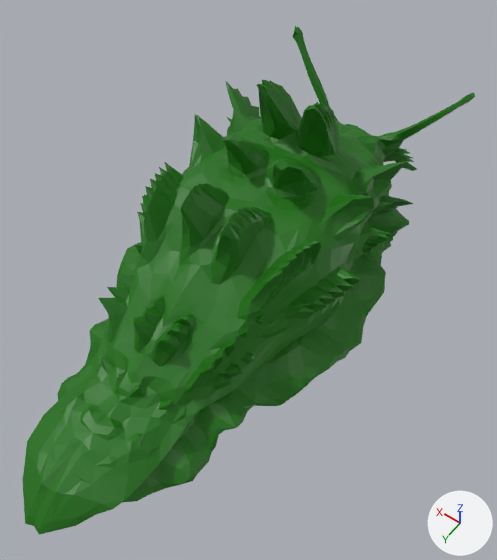
The OBJ model src/main/resources/assets/graphics/monsters/blob.obj: old version first, new version second.
Before and after are seen from a 50 mm camera at (-2.05, 2.95, 4.77) aimed at (-0.21, 0.37, 0.72). Lighting does not change. The marker at lower right points along +X, +Y and +Z. The picture after the commit comes second. Where no turn or scale is listed for an object, it has been applied to the vertices.

The first picture shows 'slug'.
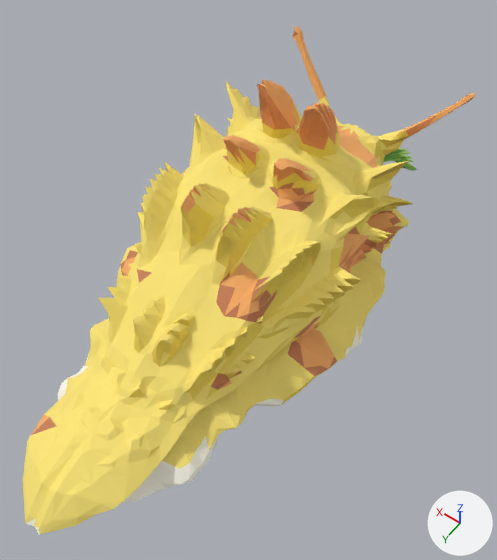
Boxes (x1, y1, x2, y2) around the edits, measured in the pictures (497 x 560 px):
part 1 of me_slug, recoloured (dark green to yellow): (22, 80, 414, 535) in both
part 2 of me_slug, recoloured: (211, 148, 401, 390) in both
part 3 of me_slug, recoloured (dark green to orange): (120, 250, 151, 283) in both
part 4 of me_slug, recoloured: (32, 417, 56, 435) in both
part 5 of me_slug, recoloured: (22, 103, 413, 513) in both
part 6 of me_slug, recoloured: (204, 136, 411, 381) in both
part 7 of me_slug, recoloured: (181, 26, 475, 389) in both
part 8 of me_slug, recoloured: (122, 257, 136, 275) in both
part 9 of me_slug, recoloured: (31, 415, 49, 435) in both
part 10 of me_slug, recoloured: (193, 31, 474, 302) in both
part 11 of me_slug, recoloured: (156, 404, 279, 492) in both
part 12 of me_slug, recoloured: (382, 148, 417, 169) in both
part 13 of me_slug, recoloured: (385, 149, 412, 171) in both
part 14 of me_slug, recoloured (dark green to green): (383, 150, 417, 171) in both
part 15 of me_slug, recoloured: (25, 243, 391, 534) in both

Edits to the bpy script that builds the scene:
```text
Add mat_cream:
    mat_cream = principled_material('cream')
    mat_cream.base_color = (0.918, 0.878, 0.733)  # pale yellow #f6f1de
    mat_cream.roughness = 1.0
Add mat_yellow:
    mat_yellow = principled_material('yellow')
    mat_yellow.base_color = (0.98, 0.796, 0.188)  # yellow #fde778
    mat_yellow.roughness = 1.0
Add mat_cream_light:
    mat_cream_light = principled_material('cream_light')
    mat_cream_light.base_color = (1.0, 0.969, 0.831)  # white #fffbeb
    mat_cream_light.roughness = 1.0
Add mat_green:
    mat_green = principled_material('green')
    mat_green.base_color = (0.235, 0.561, 0.106)  # green #85c55c
    mat_green.roughness = 1.0
Add mat_orange_light:
    mat_orange_light = principled_material('orange_light')
    mat_orange_light.base_color = (0.949, 0.439, 0.145)  # orange #f9b16a
    mat_orange_light.roughness = 1.0
Add mat_gold_shadow:
    mat_gold_shadow = principled_material('gold_shadow')
    mat_gold_shadow.base_color = (0.671, 0.478, 0.0745)  # yellow #d6b84d
    mat_gold_shadow.roughness = 1.0
Add mat_green_shadow:
    mat_green_shadow = principled_material('green_shadow')
    mat_green_shadow.base_color = (0.133, 0.349, 0.0863)  # green #669f53
    mat_green_shadow.roughness = 1.0
Add mat_orange:
    mat_orange = principled_material('orange')
    mat_orange.base_color = (0.824, 0.306, 0.114)  # orange #ea965f
    mat_orange.roughness = 1.0
Add mat_gold:
    mat_gold = principled_material('gold')
    mat_gold.base_color = (0.89, 0.686, 0.102)  # yellow #f2d85a
    mat_gold.roughness = 1.0
Add mat_spot_edge:
    mat_spot_edge = principled_material('spot_edge')
    mat_spot_edge.base_color = (0.592, 0.224, 0.102)  # orange #ca825a
    mat_spot_edge.roughness = 1.0
Add mat_green_light:
    mat_green_light = principled_material('green_light')
    mat_green_light.base_color = (0.388, 0.71, 0.141)  # green #a7db69
    mat_green_light.roughness = 1.0
Change me_slug:
    where me_slug.from_pydata(...)  # 2981 vertices, 5958 faces; spans x -1.04..1.05, y -2.05..2.55, z -0.04..1.84
    me_slug part 1: 1887 of the faces centred in x -1.0..1.01, y -1.75..2.51, z 0.16..1.43 switch from mat_material_026 (dark green #1b710a) to mat_yellow (yellow #fde778)
    me_slug part 2: 102 of the faces centred in x -1.0..0.89, y -1.02..1.13, z 0.29..1.33 switch from mat_material_026 (dark green #1b710a) to mat_spot_edge (orange #ca825a)
    me_slug part 3: 12 of the faces centred in x 0.39..0.91, y 0.5..0.85, z 0.33..0.84 switch from mat_material_026 (dark green #1b710a) to mat_spot_edge (orange #ca825a)
    me_slug part 4: 1 of the faces centred in x 0.35, y 2.01, z 0.36 switch from mat_material_026 (dark green #1b710a) to mat_spot_edge (orange #ca825a)
    me_slug part 5: 998 of the faces centred in x -0.99..1.0, y -1.73..2.44, z 0.16..1.43 switch from mat_material_026 (dark green #1b710a) to mat_gold (yellow #f2d85a)
    me_slug part 6: 519 of the faces centred in x -1.0..1.01, y -1.74..2.28, z 0.16..1.34 switch from mat_material_026 (dark green #1b710a) to mat_gold_shadow (yellow #d6b84d)
    me_slug part 7: 403 of the faces centred in x -0.98..0.85, y -1.86..1.1, z 0.28..1.83 switch from mat_material_026 (dark green #1b710a) to mat_orange_light (orange #f9b16a)
    me_slug part 8: 3 of the faces centred in x 0.8..0.86, y 0.54..0.63, z 0.34..0.41 switch from mat_material_026 (dark green #1b710a) to mat_orange_light (orange #f9b16a)
    me_slug part 9: 2 of the faces centred in x 0.42..0.44, y 2.0..2.07, z 0.28..0.31 switch from mat_material_026 (dark green #1b710a) to mat_orange_light (orange #f9b16a)
    me_slug part 10: 284 of the faces centred in x -0.87..0.87, y -1.87..1.07, z 0.34..1.81 switch from mat_material_026 (dark green #1b710a) to mat_orange (orange #ea965f)
    me_slug part 11: 34 of the faces centred in x -0.76..0.84, y 0.78..2.02, z 0.02..0.16 switch from mat_material_026 (dark green #1b710a) to mat_cream (pale yellow #f6f1de)
    me_slug part 12: 79 of the faces centred in x -0.41..0.43, y -1.96..-1.53, z 0.17..0.55 switch from mat_material_026 (dark green #1b710a) to mat_green_light (green #a7db69)
    me_slug part 13: 100 of the faces centred in x -0.42..0.42, y -1.94..-1.52, z 0.16..0.55 switch from mat_material_026 (dark green #1b710a) to mat_green_shadow (green #669f53)
    me_slug part 14: 80 of the faces centred in x -0.45..0.45, y -1.99..-1.53, z 0.16..0.55 switch from mat_material_026 (dark green #1b710a) to mat_green (green #85c55c)
    me_slug part 15: 117 of the faces centred in x -1.02..0.7, y -1.32..2.53, z 0.03..0.16 switch from mat_material_026 (dark green #1b710a) to mat_cream_light (white #fffbeb)
    add me_slug.materials.append(mat_cream_shadow)  # beige #ddd3b7
    add me_slug.materials.append(mat_mouth)  # dark yellow #73714d
```
